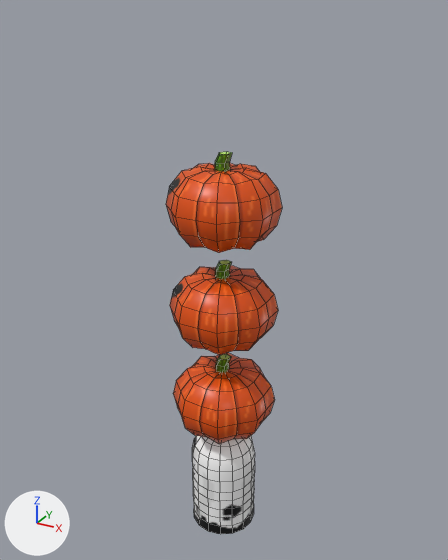
Two versions of the Blender file SrcAssets/models.blend, one commit apart.
One viewpoint serves both versions: a camera (50 mm lens) standing at (7.66, -13.89, 15.33) and looking at (-0.15, 0.3, 8.24). Lighting does not change. The marker at lower left points along +X, +Y and +Z. Mesh edges are drawn as thin lines.

The first picture shows 'Ghost', 'Pumpkin', 'Pumpkin2', 'Pumpkin3'.
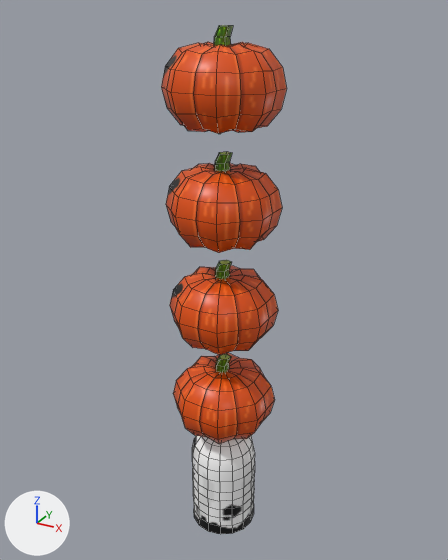
What differs and where, as boxes (x1, y1, x2, y2) in the pictures (448 x 560 px):
'Pumpkin3.001', added (orange): after (161, 26, 287, 134)

The edits, one by one:
Object 'Pumpkin3.001' (ob_pumpkin3_001) is new; it shows a copy of the mesh of ob_pumpkin3.
Its location is (0.0, 0.0, 13.5).
